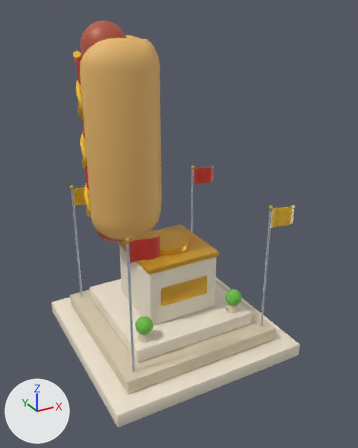
The FBX model SellHotDogs/assets/exports/RepublicMonument.fbx: old version first, new version second.
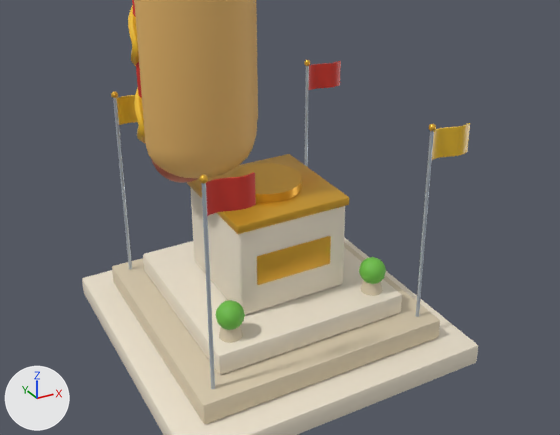
There are two pictures of each version: one whole from a 50 mm lens placed at (-14.5, -28.2, 23.0), pointed at (0.5, -0.9, 9.4), one close up on the part from 0% to 98% of the width and 29% to 89% of the height. Arrows for +X, +Y and +Z are at lower left; the lights stay in place. The older version's two pictures come first.

Objects in the first close-up: 'RepublicMonument'.
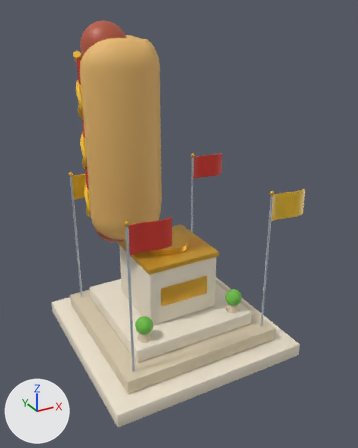
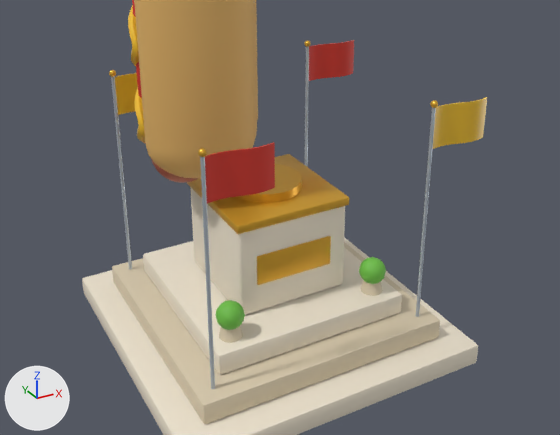
The newer file is also turned or shifted as a whole; pictures and numbers use the older file's frame.

What differs and where, as boxes [x1, y1, x2, y2] in the close-ups (560 x 435 px; the box of a moved part takes in the faces that stretch with it):
'RepublicMonument', reshaped: before [82, 0, 478, 435]; after [82, 0, 487, 435]
part 1 of me_republicmonument, moved or reshaped: before [199, 174, 208, 184]; after [198, 148, 207, 157]
part 2 of me_republicmonument, moved or reshaped: before [206, 172, 256, 216]; after [205, 142, 275, 204]
part 3 of me_republicmonument, moved or reshaped: before [111, 91, 118, 98]; after [109, 70, 116, 77]
part 4 of me_republicmonument, moved or reshaped: before [117, 95, 138, 125]; after [115, 73, 138, 115]
part 5 of me_republicmonument, moved or reshaped: before [429, 124, 436, 131]; after [430, 100, 438, 108]
part 6 of me_republicmonument, moved or reshaped: before [432, 123, 470, 160]; after [433, 97, 487, 149]
part 7 of me_republicmonument, moved or reshaped: before [304, 60, 310, 66]; after [304, 40, 311, 47]
part 8 of me_republicmonument, moved or reshaped: before [309, 61, 341, 90]; after [309, 40, 354, 81]
part 9 of me_republicmonument, moved or reshaped: before [305, 66, 309, 167]; after [305, 47, 309, 167]

Edits to the bpy script that builds the scene:
```text
Change me_republicmonument:
    used by ob_republicmonument; location = (0.0, 0.0, 0.0)
    before: 2487 (5.0, 5.1, 11.0) at pixel (306, 64), 2489 (5.0, 5.1, 11.0), 2491 (5.1, 5.0, 11.0) at pixel (308, 64), 2493 (5.1, 5.0, 11.0) at pixel (308, 64), 2495 (5.0, 4.9, 11.0) at pixel (308, 64)
    before: 2497 (5.0, 4.9, 11.0) at pixel (308, 65), 2499 (5.0, 4.9, 11.0) at pixel (307, 65), 2501 (4.9, 5.0, 11.0) at pixel (306, 64), 2503 (4.9, 5.0, 11.0) at pixel (305, 64), 2505 (5.0, 5.1, 11.0) at pixel (305, 64)
    remove me_republicmonument.from_pydata(...)  # 2822 vertices, 2869 faces; spans x -7.0..7.0, y -7.0..7.0, z 0.0..22.2
    add me_republicmonument.from_pydata(...)  # 2822 vertices, 2869 faces; spans x -7.0..7.8, y -7.0..7.0, z 0.0..22.2
    me_republicmonument part 1: the loose piece of 52 vertices spanning x -5.2..-4.8, y -5.2..-4.8, z 10.9..11.3 is moved by (0.0, 0.0, 1.0)
    me_republicmonument part 2: the loose piece of 36 vertices spanning x -5.0..-3.0, y -5.1..-4.8, z 9.6..10.9 is scaled about its middle by (1.4, 1, 1.38), then moved by (0.4, 0.0, 0.8)
    me_republicmonument part 3: the loose piece of 52 vertices spanning x -5.2..-4.8, y 4.8..5.2, z 10.9..11.3 is moved by (0.0, 0.0, 1.0)
    me_republicmonument part 4: the loose piece of 36 vertices spanning x -5.0..-3.0, y 4.9..5.2, z 9.6..10.9 is scaled about its middle by (1.4, 1, 1.38), then moved by (0.4, 0.0, 0.8)
    me_republicmonument part 5: the loose piece of 52 vertices spanning x 4.8..5.2, y -5.2..-4.8, z 10.9..11.3 is moved by (0.0, 0.0, 1.0)
    me_republicmonument part 6: the loose piece of 36 vertices spanning x 5.0..7.0, y -5.1..-4.8, z 9.6..10.9 is scaled about its middle by (1.4, 1, 1.38), then moved by (0.4, 0.0, 0.8)
    me_republicmonument part 7: the loose piece of 52 vertices spanning x 4.8..5.2, y 4.8..5.2, z 10.9..11.3 is moved by (0.0, 0.0, 1.0)
    me_republicmonument part 8: the loose piece of 36 vertices spanning x 5.0..7.0, y 4.9..5.2, z 9.6..10.9 is scaled about its middle by (1.4, 1, 1.38), then moved by (0.4, 0.0, 0.8)
    me_republicmonument part 9
    add for i in [2487, 2489, 2491, 2493, 2495, 2497, 2499, 2501, 2503, 2505]: me_republicmonument.vertices[i].co += Vector((0.0, 0.0, 1.0))
    other edits to the shape of me_republicmonument do not show in these pictures
```
